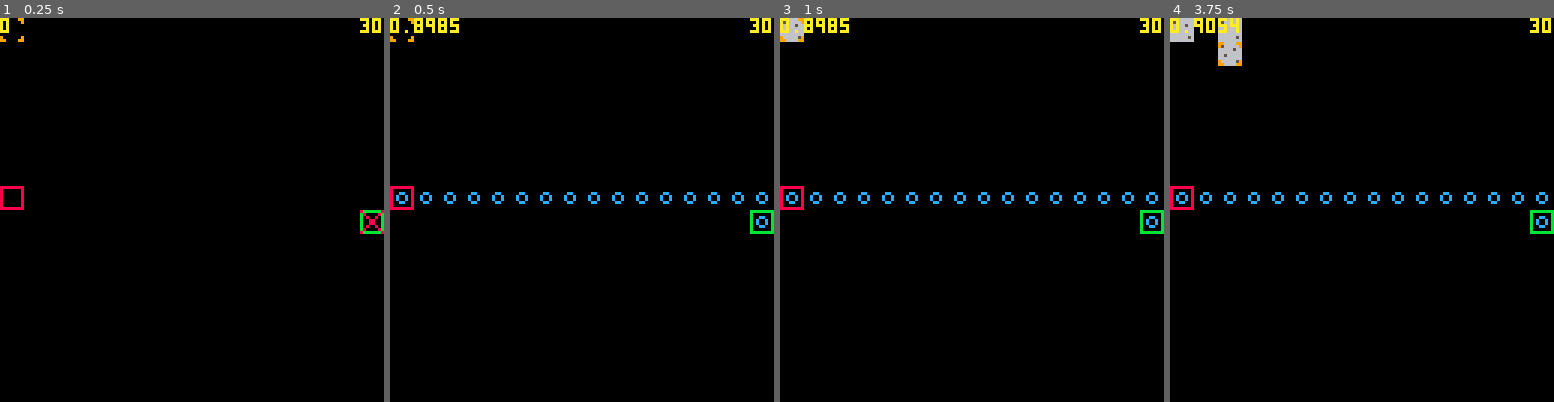
Above: before the commit, frames 1-4 (left to right).
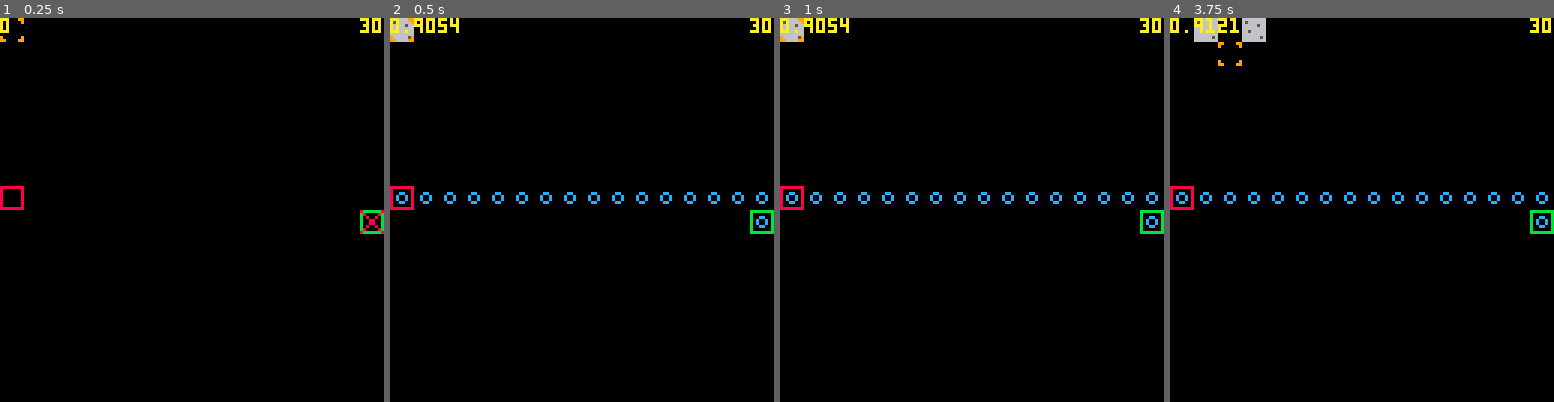
Above: after the commit, the same moments.

Repository: langchr86/pico-bubble-towers
Game: PICO-8 cartridge pico-proto.p8
Two runs of this game, one before a commit and one after it. Both use one fixed random seed, a clock stepped at 60 frames per second and the inputs below.
Inputs:
- Up to frame 1 (0.25 s): no input
- Up to frame 2 (0.5 s): tap X (X key) at 0.33 s
- Up to frame 3 (1 s): tap O (Z key) at 0.7 s
- Up to frame 4 (3.75 s): tap X (X key) at 1.07, 1.85, 2.97 s; hold Right 1.6-2.1 s; tap O (Z key) every 0.4 s from 1.7 to 3.7 s; hold Up 2.15-2.42 s; hold Right 2.47-3.03 s; hold Left 3.08-3.58 s; hold Down from 3.63 s (still down)

Frame 1 is identical in both runs. In frame 2, 0.3% of the frame differs, in the area x 0-18%, y 0-7%; in frame 3, less than 0.1%; in frame 4, 1.6%, in the area x 0-25%, y 0-13%.

Commit message:
extract main functions: tower_placement(), path_calculation() and draw_path

Diff:
--- a/pico-proto.lua
+++ b/pico-proto.lua
@@ -22,6 +22,52 @@
 path = false
 
 sw_algo = 0
+
+
+function tower_placement()
+  current = { x = cursor.x, y = cursor.y }
+
+  removed = false
+  for value in all(object_map) do
+    if value.x == current.x and value.y == current.y then
+      del(object_map, value)
+      removed = true
+      break
+    end
+  end
+
+  if removed == false then
+    add(object_map, current)
+  end
+end
+
+function path_calculation()
+  local function is_coord_reachable(x, y)
+    -- should return true if the position is open to walk
+    for _, value in pairs(object_map) do
+      if value.x == x and value.y == y then
+        return false
+      end
+    end
+    return true
+  end
+
+  sw_algo = stat(1)
+  path = module:find(max_x, max_y, start, goal, is_coord_reachable)
+  sw_algo = stat(1) - sw_algo
+end
+
+function draw_path()
+  if path == false then
+    spr(7, goal.x * field_width, goal.y * field_height)
+  else
+    for i = 1, #path do
+      local x = path[i].x * field_width
+      local y = path[i].y * field_height
+      spr(5, x, y)
+    end
+  end
+end
 
 function _update()
   if btnp(⬆️) then
@@ -53,37 +99,13 @@
   end
 
   if btnp(🅾️) then
-    current = { x = cursor.x, y = cursor.y }
-
-    removed = false
-    for value in all(object_map) do
-      if value.x == current.x and value.y == current.y then
-        del(object_map, value)
-        removed = true
-        break
-      end
-    end
-
-    if removed == false then
-      add(object_map, current)
-    end
   end
 
   if btnp(❎) then
-    local function is_coord_reachable(x, y)
-      -- should return true if the position is open to walk
-      for _, value in pairs(object_map) do
-        if value.x == x and value.y == y then
-          return false
-        end
-      end
-      return true
-    end
+    tower_placement()
+    path_calculation()
+  end
 
-    sw_algo = stat(1)
-    path = module:find(max_x, max_y, start, goal, is_coord_reachable)
-    sw_algo = stat(1) - sw_algo
-  end
 end
 
 function _draw()
@@ -97,15 +119,7 @@
   spr(4, goal.x * field_width, goal.y * field_height)
   spr(6, cursor.x * field_width, cursor.y * field_height)
 
-  if path == false then
-    spr(7, goal.x * field_width, goal.y * field_height)
-  else
-    for i = 1, #path do
-      local x = path[i].x * field_width
-      local y = path[i].y * field_height
-      spr(5, x, y)
-    end
-  end
+  draw_path()
 
   fps = stat(7)
   print(fps, 120, 0, 10)
